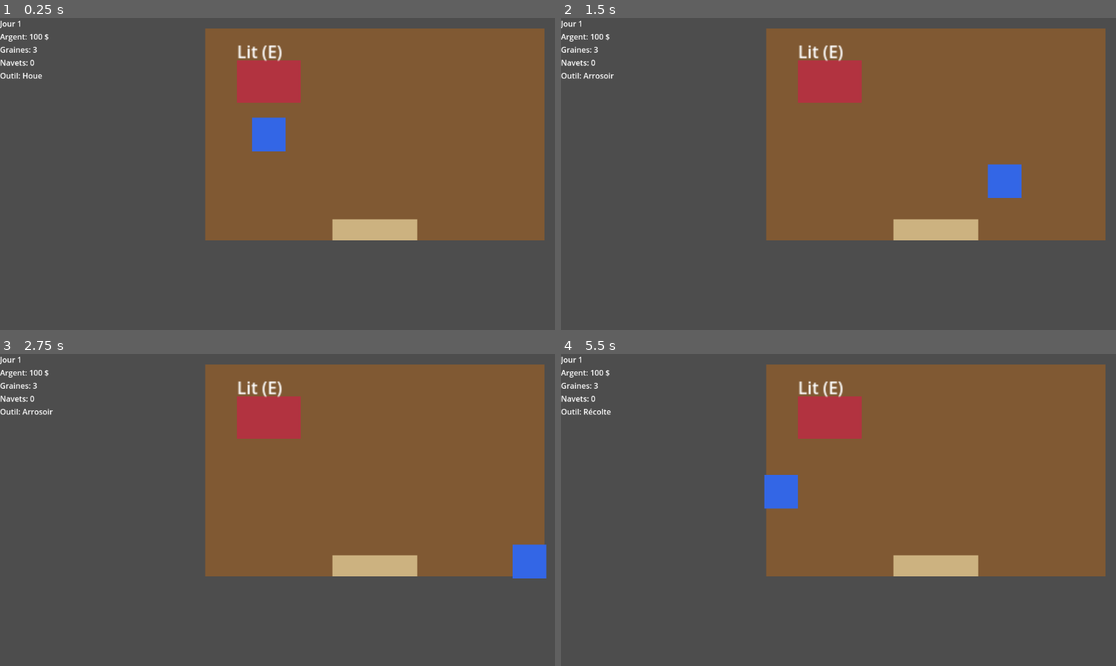
Above: before the commit, frames 1-4 (two rows, left to right).
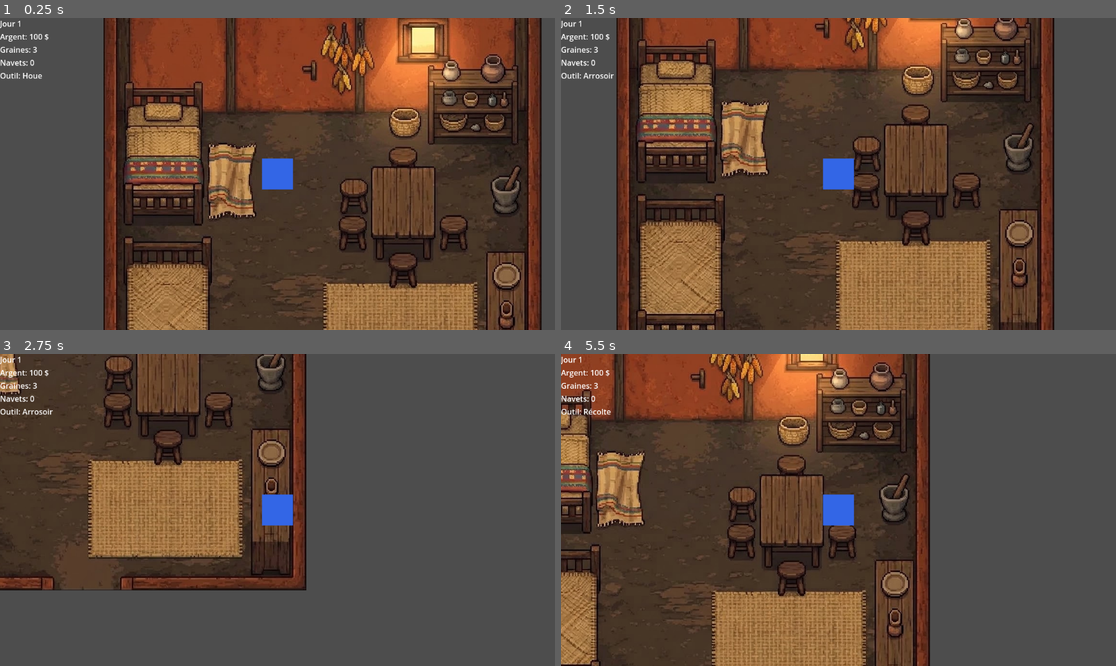
Above: after the commit, the same moments.

Repository: johnatan1999/fiainana-kely
Game: Godot game, scene res://scenes/world/World.tscn
Same seed, same stepped clock (60 frames per second), same inputs: the game is played once before the commit and once after it.
Inputs:
- Up to frame 1 (0.25 s): no input
- Up to frame 2 (1.5 s): tap Enter at 0.5 s; hold D (move_right) 0.53-1.28 s; hold Tab (cycle_tool) 0.53-1.28 s; hold S (move_down) from 1.28 s (still down); tap E (interact) at 1.35 s
- Up to frame 3 (2.75 s): release S (move_down) at 2.03 s; hold D (move_right) from 2.03 s (still down); hold Shift (sprint) from 2.03 s (still down)
- Up to frame 4 (5.5 s): release D (move_right) at 2.78 s; release Shift (sprint) at 2.78 s; hold W (move_up) 2.78-3.53 s; tap one key every 0.75 s from 2.85 s: 1 2 3 4; hold A (move_left) 3.53-5.03 s; hold S (move_down) from 5.03 s (still down)

The runs differ from the first frame. In frame 1, 75% of the frame differs, in the area x 18-99%, y 0-100%; in frame 2, 81%; in frame 3, 69%; in frame 4, 85%, in the area x 0-99%, y 0-100%.

Commit message:
dev: implement house

Diff:
--- a/scenes/areas/exterior/Exterior.tscn
+++ b/scenes/areas/exterior/Exterior.tscn
@@ -4,7 +4,7 @@
 [ext_resource type="PackedScene" path="res://scenes/farm/FarmView.tscn" id="2_farmview"]
 [ext_resource type="Script" path="res://scripts/gameplay/ZoneTransition.gd" id="3_transition"]
 [ext_resource type="Script" path="res://scripts/gameplay/ShopTrigger.gd" id="4_shoptrigger"]
-[ext_resource type="PackedScene" uid="uid://bhnm7ccttiisy" path="res://scenes/areas/exterior/House.tscn" id="5_70k58"]
+[ext_resource type="PackedScene" uid="uid://bhnm7ccttiisy" path="res://scenes/areas/houses/House.tscn" id="5_70k58"]
 
 [sub_resource type="RectangleShape2D" id="RectangleShape2D_house_top"]
 size = Vector2(220, 140)
@@ -101,7 +101,7 @@
 shape = SubResource("RectangleShape2D_door")
 
 [node name="SpawnFromHouse" type="Marker2D" parent="."]
-position = Vector2(210, 235)
+position = Vector2(721, 329)
 
 [node name="FarmView" parent="." instance=ExtResource("2_farmview")]
 position = Vector2(600, 350)
--- a/scenes/areas/exterior/House.tscn
+++ b/scenes/areas/houses/House.tscn
@@ -1,6 +1,6 @@
 [gd_scene load_steps=8 format=3 uid="uid://bhnm7ccttiisy"]
 
-[ext_resource type="Script" path="res://scenes/areas/exterior/house.gd" id="1_ijqnj"]
+[ext_resource type="Script" path="res://scenes/areas/houses/house.gd" id="1_ijqnj"]
 [ext_resource type="Texture2D" uid="uid://dccivx4n13501" path="res://assets/sprites/houses/house-2.png" id="1_ityit"]
 [ext_resource type="Script" path="res://scripts/gameplay/ZoneTransition.gd" id="2_7bhy7"]
 
@@ -42,12 +42,12 @@
 position = Vector2(-5, -21.375)
 shape = SubResource("RectangleShape2D_k6ofe")
 
-[node name="ZoneTransition" type="Area2D" parent="."]
+[node name="EnterHouse" type="Area2D" parent="."]
 script = ExtResource("2_7bhy7")
 target_zone = "house"
-target_spawn = "SpawnFromExterior"
+target_spawn = "HouseSpawnEntry"
 
-[node name="CollisionShape2D" type="CollisionShape2D" parent="ZoneTransition"]
+[node name="CollisionShape2D" type="CollisionShape2D" parent="EnterHouse"]
 position = Vector2(-30.5, 98.5)
 shape = SubResource("RectangleShape2D_g64y0")
 
--- /dev/null
+++ b/scenes/areas/interiors/Interior_House.tscn
@@ -0,0 +1,99 @@
+[gd_scene load_steps=11 format=3 uid="uid://1vf3wl4rr8gi"]
+
+[ext_resource type="Script" path="res://scripts/world/ZoneRoot.gd" id="1_r400i"]
+[ext_resource type="Texture2D" uid="uid://br46ejog1t0na" path="res://assets/sprites/houses/interior/interior_1.png" id="2_6wlfw"]
+[ext_resource type="Script" path="res://scripts/gameplay/ZoneTransition.gd" id="3_40t3b"]
+
+[sub_resource type="RectangleShape2D" id="RectangleShape2D_jt5yt"]
+size = Vector2(69, 8)
+
+[sub_resource type="RectangleShape2D" id="RectangleShape2D_i3mls"]
+size = Vector2(179, 13)
+
+[sub_resource type="RectangleShape2D" id="RectangleShape2D_4wmug"]
+size = Vector2(16, 335)
+
+[sub_resource type="RectangleShape2D" id="RectangleShape2D_yxb67"]
+size = Vector2(14, 335)
+
+[sub_resource type="RectangleShape2D" id="RectangleShape2D_w826t"]
+size = Vector2(178, 13)
+
+[sub_resource type="RectangleShape2D" id="RectangleShape2D_a27ay"]
+size = Vector2(455, 76)
+
+[sub_resource type="RectangleShape2D" id="RectangleShape2D_ndt5c"]
+size = Vector2(90, 131)
+
+[node name="InteriorHouse" type="Node2D"]
+script = ExtResource("1_r400i")
+
+[node name="Sprite2D" type="Sprite2D" parent="."]
+scale = Vector2(0.5, 0.5)
+texture = ExtResource("2_6wlfw")
+
+[node name="HouseSpawnEntry" type="Marker2D" parent="."]
+position = Vector2(2, 193)
+
+[node name="DoorTransition" type="Area2D" parent="."]
+position = Vector2(1, -218)
+script = ExtResource("3_40t3b")
+target_zone = "exterior"
+target_spawn = "SpawnFromHouse"
+
+[node name="CollisionShape2D" type="CollisionShape2D" parent="DoorTransition"]
+position = Vector2(-2, 439)
+shape = SubResource("RectangleShape2D_jt5yt")
+
+[node name="WallBottomLeft" type="StaticBody2D" parent="."]
+position = Vector2(-122, 218)
+
+[node name="CollisionShape2D" type="CollisionShape2D" parent="WallBottomLeft"]
+position = Vector2(-3, 1)
+shape = SubResource("RectangleShape2D_i3mls")
+
+[node name="WallRight" type="StaticBody2D" parent="."]
+position = Vector2(216, -4)
+
+[node name="CollisionShape2D" type="CollisionShape2D" parent="WallRight"]
+position = Vector2(3, 62.5)
+shape = SubResource("RectangleShape2D_4wmug")
+
+[node name="WallLeft" type="StaticBody2D" parent="."]
+position = Vector2(-216, -19)
+
+[node name="CollisionShape2D" type="CollisionShape2D" parent="WallLeft"]
+position = Vector2(-5, 76.5)
+shape = SubResource("RectangleShape2D_yxb67")
+
+[node name="WallBottomRight" type="StaticBody2D" parent="."]
+position = Vector2(136, 220)
+
+[node name="CollisionShape2D" type="CollisionShape2D" parent="WallBottomRight"]
+position = Vector2(-13, -0.5)
+shape = SubResource("RectangleShape2D_w826t")
+
+[node name="WallTop" type="StaticBody2D" parent="."]
+position = Vector2(-2, -143)
+
+[node name="CollisionShape2D" type="CollisionShape2D" parent="WallTop"]
+position = Vector2(1.5, -5)
+shape = SubResource("RectangleShape2D_a27ay")
+
+[node name="Bed" type="StaticBody2D" parent="."]
+position = Vector2(-160, 127)
+
+[node name="CollisionShape2D" type="CollisionShape2D" parent="Bed"]
+position = Vector2(-2, 4)
+shape = SubResource("RectangleShape2D_ndt5c")
+
+[node name="Table" type="StaticBody2D" parent="."]
+position = Vector2(175, 5)
+
+[node name="CollisionPolygon2D" type="CollisionPolygon2D" parent="Table"]
+position = Vector2(-116.351, -21.0518)
+scale = Vector2(3.09867, 3.70844)
+polygon = PackedVector2Array(3.98584, -8.88465, 2.69496, -4.57017, -2.79127, -4.03086, -2.79127, -0.525347, -12.1501, -0.525347, -13.441, 1.63189, -13.1183, 18.0808, -1.50039, 18.0808, -0.854954, 21.5863, 0.113205, 24.8222, 13.022, 25.3615, 17.2173, 23.2043, 18.8309, 19.1595, 19.4764, 16.7326, 29.4807, 17.0022, 29.158, 9.72154, 19.1537, 9.72154, 18.8309, -4.03086, 13.3447, -3.49155, 12.6993, -8.07568, 8.18119, -9.96327)
+
+[node name="SpawnDefault" type="Marker2D" parent="."]
+position = Vector2(-47, -23)
--- a/scripts/world/WorldManager.gd
+++ b/scripts/world/WorldManager.gd
@@ -5,7 +5,8 @@
 ## zone changes - only the zone scene (background, plots, triggers) is swapped.
 
 const ZONES := {
-	"house": preload("res://scenes/areas/house/House.tscn"),
+	"house": preload("res://scenes/areas/interiors/Interior_House.tscn"),
+	"house2": preload("res://scenes/areas/house/House.tscn"),
 	"exterior": preload("res://scenes/areas/exterior/Exterior.tscn"),
 }
 
Binary file added: assets/sprites/houses/interior/interior_1.png
Not shown, added: assets/sprites/houses/interior/interior_1.png.import
Renamed: scenes/areas/exterior/house.gd -> scenes/areas/houses/house.gd
